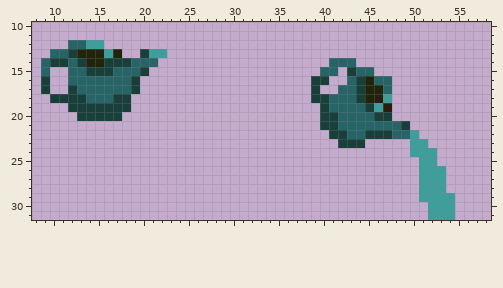
A pixel-art sprite gets an edit: assets/self-made/water_can_sheet.png. That is the earlier state.
The file is 64x32 pixels. Shown: x 8..58, y 10..31.
The same view after the edit:
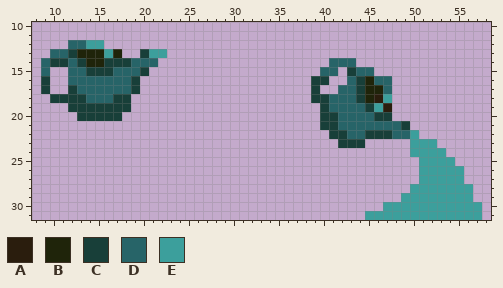
Palette (. is transparent): A #2a1d0d  B #1f240a  C #183f39  D #276468  E #3c9f9c
Difference:
y 23: x 52 . -> E
y 24: x 53 . -> E
y 25: x 53..54 .. -> EE
y 26..27: x 54..55 .. -> EE
y 28: x 50 . -> E; x 54..56 ... -> EEE
y 29: x 49..50 .. -> EE; x 55..56 .. -> EE
y 30: x 47..51 ..... -> EEEEE; x 55..57 ... -> EEE
y 31: x 45..51 ....... -> EEEEEEE; x 55..57 ... -> EEE
